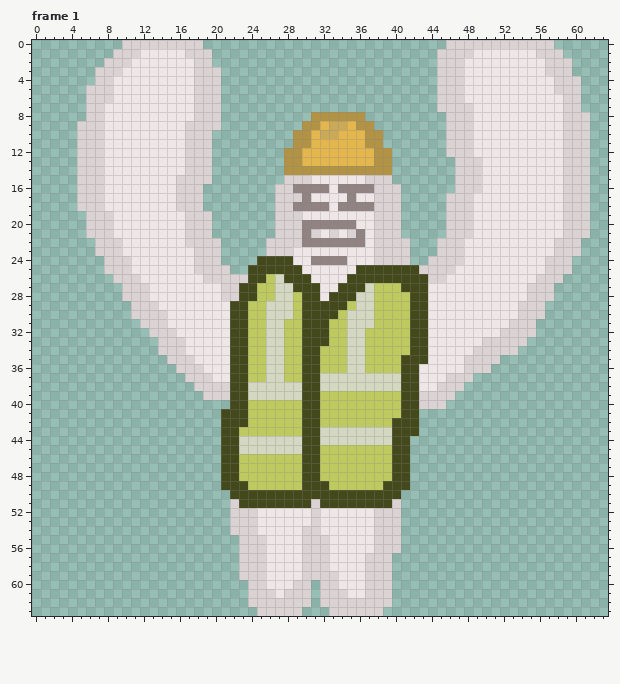
Pixel-art file, stored at art/Player/Hold.aseprite. Above, as it was before the edit.
64x64 pixels, 2 frames. Shown: frame 1. The commit also changed other frames, which this record leaves out.
And afterwards:
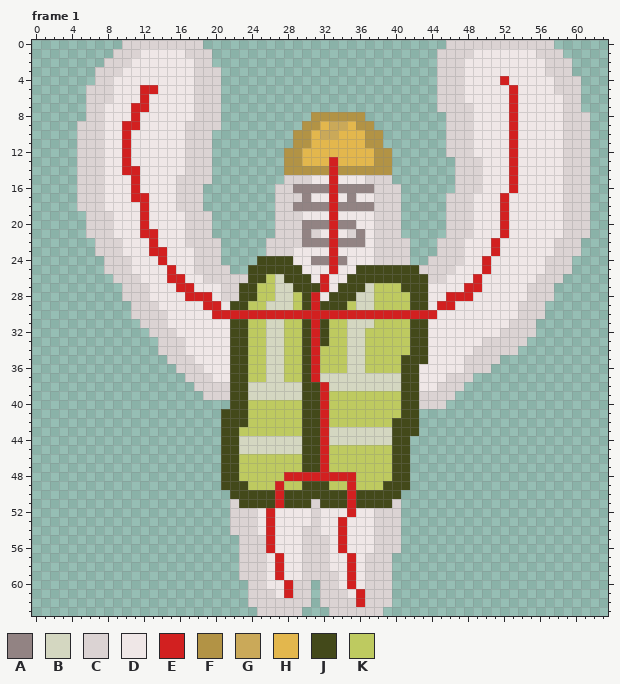
Palette (. is transparent): A #928383  B #d4d7c1  C #dbd3d3  D #efe7e7  E #d22020  F #b29345  G #caa959  H #e3b74d  J #43491a  K #beca60
What changed:
layer "Layer 3" now shown
Changed rows in their new state; - is an unchanged pixel.
Frame 1, layer "Layer 3":
first column x 10:
 4 ------------------------------------------E-
 5 --EE---------------------------------------E
 6 --E----------------------------------------E
 7 -EE----------------------------------------E
 8 -E-----------------------------------------E
 9 EE-----------------------------------------E
10 E------------------------------------------E
11 E------------------------------------------E
12 E------------------------------------------E
13 E----------------------E-------------------E
14 EE---------------------E-------------------E
15 -E---------------------E-------------------E
16 -E---------------------E-------------------E
17 -EE--------------------E------------------E-
18 --E--------------------E------------------E-
19 --E--------------------E------------------E-
20 --E--------------------E------------------E-
21 --EE-------------------E------------------E-
22 ---E-------------------E-----------------E--
23 ---EE------------------E-----------------E--
24 ----E------------------E----------------E---
25 -----E-----------------E----------------E---
26 -----EE---------------E----------------E----
27 ------EE--------------E---------------EE----
28 -------EEE-----------E--------------EEE-----
29 ---------EE----------E-------------EE-------
30 ----------EEEEEEEEEEEEEEEEEEEEEEEEE---------
31 ---------------------E----------------------
32 ---------------------E----------------------
33 ---------------------E----------------------
34 ---------------------E----------------------
35 ---------------------E----------------------
36 ---------------------E----------------------
37 ---------------------E----------------------
38 ----------------------E---------------------
39 ----------------------E---------------------
40 ----------------------E---------------------
41 ----------------------E---------------------
42 ----------------------E---------------------
43 ----------------------E---------------------
44 ----------------------E---------------------
45 ----------------------E---------------------
46 ----------------------E---------------------
47 ----------------------E---------------------
48 ------------------EEEEEEEE------------------
49 -----------------E-------E------------------
50 -----------------E-------E------------------
51 -----------------E-------E------------------
52 ----------------E--------E------------------
53 ----------------E-------E-------------------
54 ----------------E-------E-------------------
55 ----------------E-------E-------------------
56 ----------------E-------E-------------------
57 -----------------E-------E------------------
58 -----------------E-------E------------------
59 -----------------E-------E------------------
60 ------------------E------E------------------
61 ------------------E-------E-----------------
62 --------------------------E-----------------
Where, in picture pixels (left, top, right, bottom), the same in both pictures:
changed: (122, 76, 518, 607)
